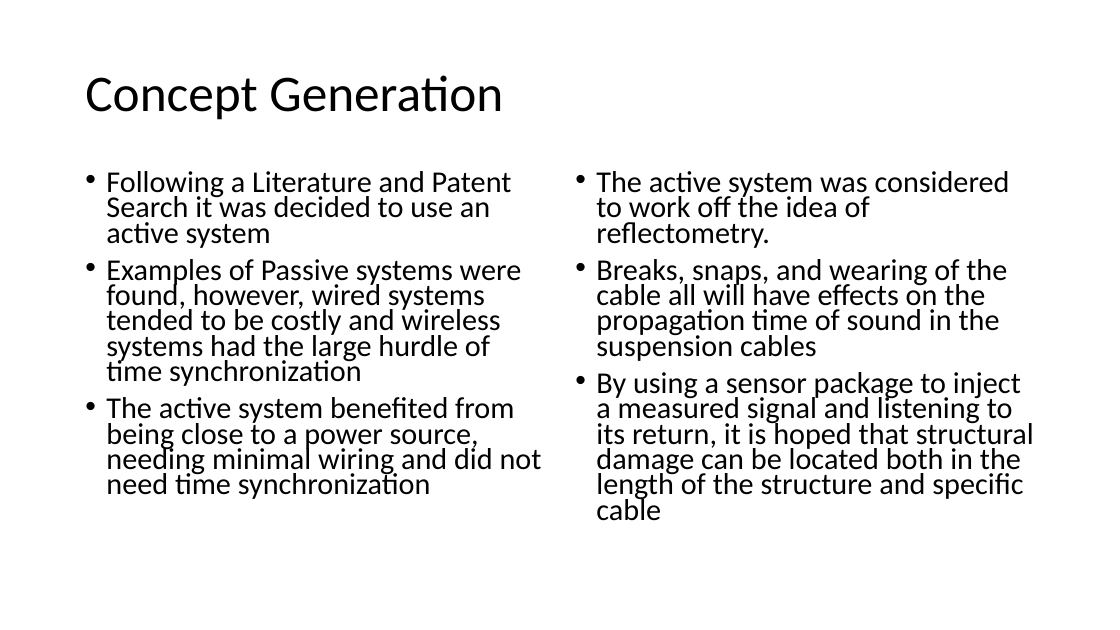
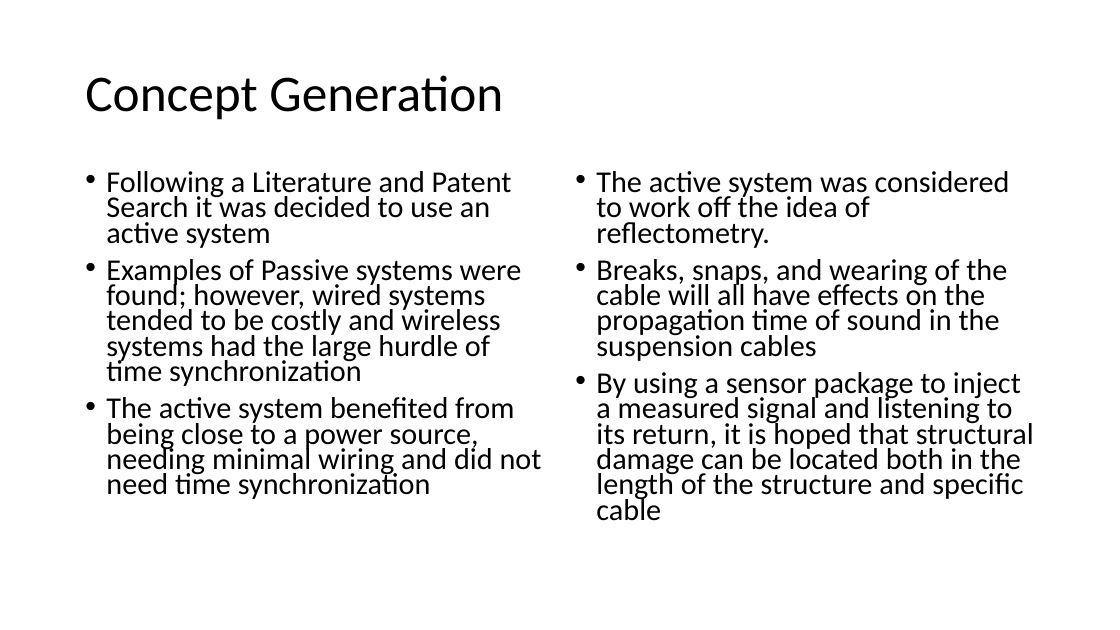
Before and after one commit to embeddedsensors/bridge-monitoring-doc, a slide deck: slide 5 of Development of an Acoustic Tension Cable.pptx. Drawn at 1120x630 pixels with LibreOffice and Linux fonts; fonts in the diff are those of the drawing. Boxes give left, top, right and bottom in pixels: in the first picture for what was removed or moved away, otherwise in the second. Text is boxed around its words. In the diff, an @@ line names an element or a change of style, - is before the commit and + after.

```diff
--- a/Development of an Acoustic Tension Cable.pptx
+++ b/Development of an Acoustic Tension Cable.pptx
@@ text at (106,259,522,386): text changed @@
-• Examples of Passive systems were found, however, wired systems tended to be costly and wireless systems had the large hurdle of time synchronization
+• Examples of Passive systems were found; however, wired systems tended to be costly and wireless systems had the large hurdle of time synchronization
@@ text at (596,259,1007,361): text changed @@
-• Breaks, snaps, and wearing of the cable all will have effects on the propagation time of sound in the suspension cables
+• Breaks, snaps, and wearing of the cable will all have effects on the propagation time of sound in the suspension cables
```
Also in this commit, not shown: 1 slide added, 1 slide removed, 11 other files.
